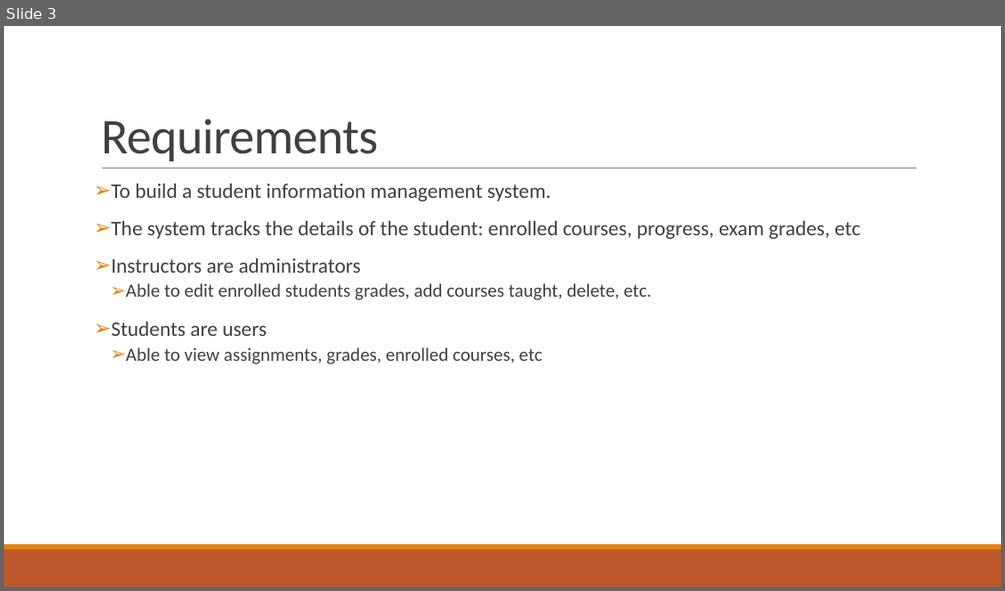
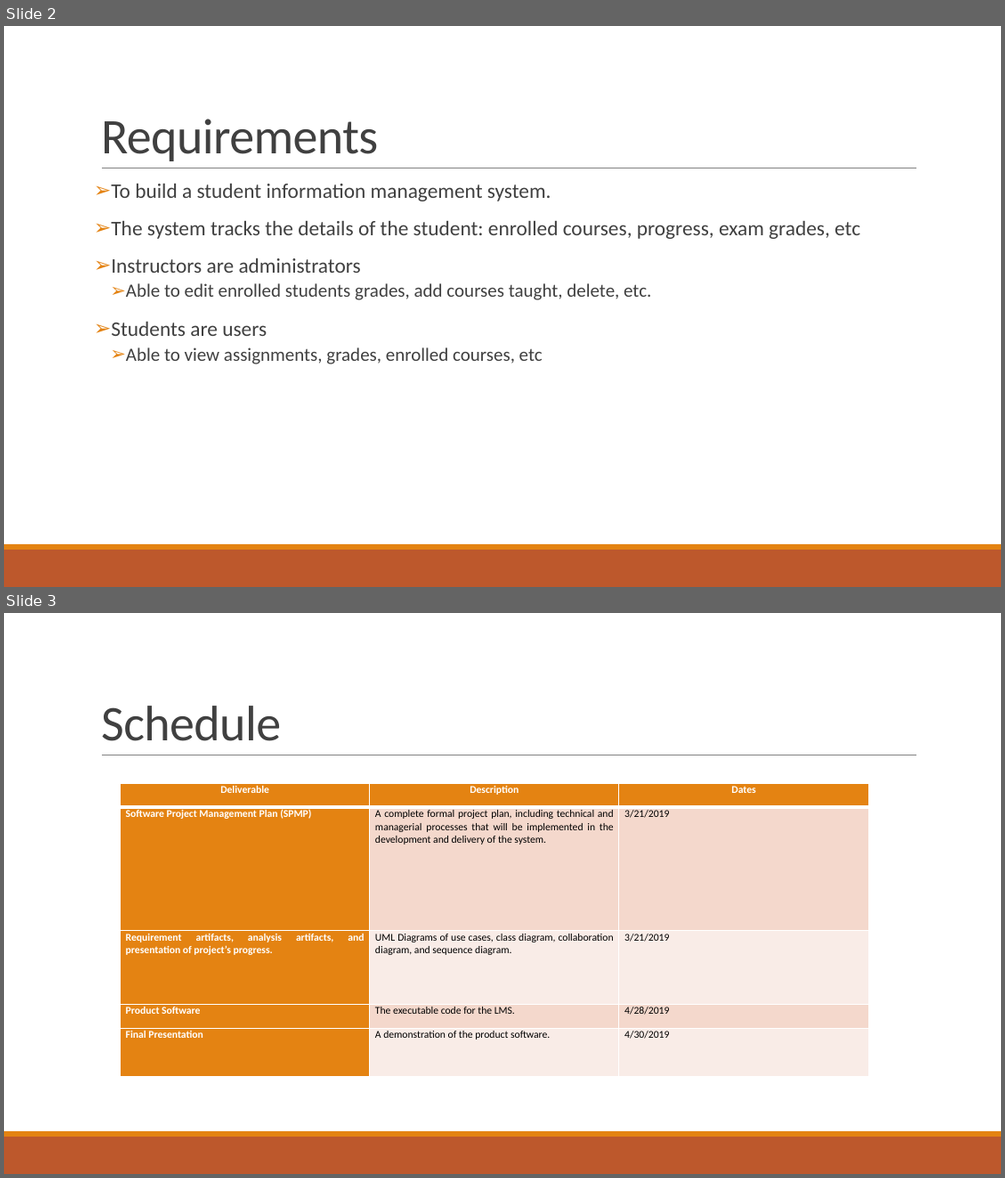
Before and after one commit to cs3321-adhes/Learning-Management-System, a slide deck: LMS Presentation.pptx. Shown one above the other, each under a label of ours: slide 3 before the commit, slides 2 and 3 after it. The pictures are 1005x591 and 1005x1178 pixels, drawn with LibreOffice and Linux fonts; fonts in the diff are those of the drawing. Boxes give left, top, right and bottom in pixels: in the first picture for what was removed or moved away, otherwise in the second. Text is boxed around its words. In the diff, an @@ line names an element or a change of style, - is before the commit and + after.

```diff
--- a/LMS Presentation.pptx
+++ b/LMS Presentation.pptx
@@ slide 3 added at bbox=[4, 613, 1001, 1174], background #FFFFFF; not listed: 3 template elements that a slide beside it also shows @@
@@ title added at bbox=[101, 706, 281, 741], 48 pt, text #404040 @@
+Schedule
@@ table added at bbox=[120, 784, 869, 1078], 5 rows, 3 columns @@
+Deliverable | Description | Dates
+Software Project Management Plan (SPMP) | A complete formal project plan, including technical and managerial processes that will be implemented in the development and delivery of the system. | 3/21/2019
+Requirement artifacts, analysis artifacts, and presentation of project’s progress. | UML Diagrams of use cases, class diagram, collaboration diagram, and sequence diagram. | 3/21/2019
+Product Software | The executable code for the LMS. | 4/28/2019
+Final Presentation | A demonstration of the product software. | 4/30/2019
@@ what was slide 3 is now slide 2 @@
```
Also in this commit, not shown: 2 slides changed, 1 other slide added, 1 other file.
